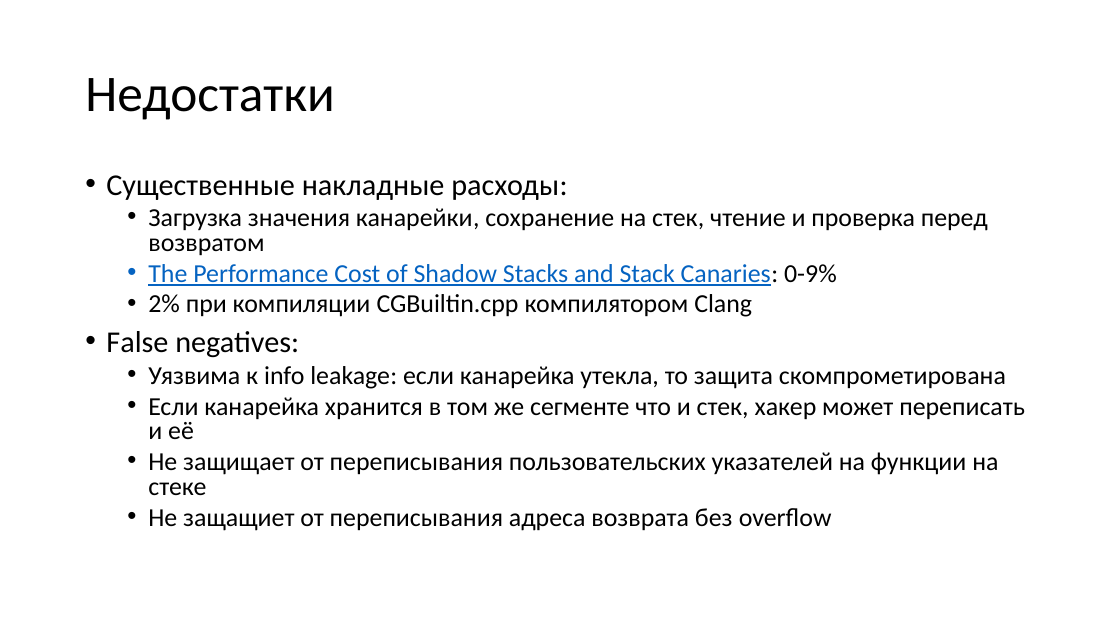
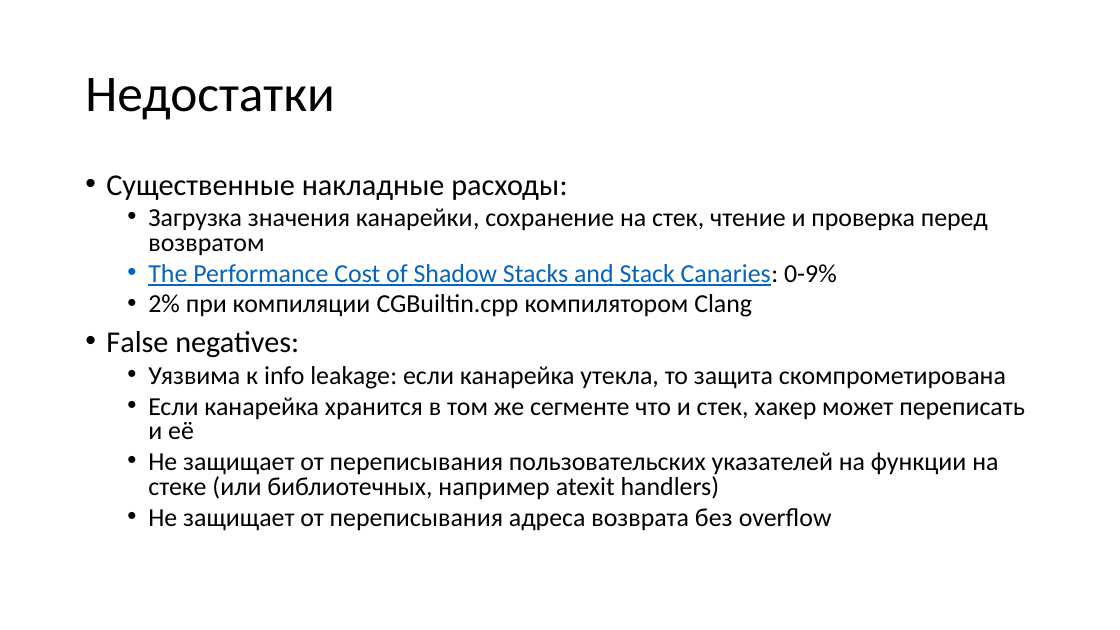
Before and after one commit to yugr/slides, a slide deck: slide 19 of CppZeroCost/2025/RU.pptx (slide 18 before the commit). Drawn at 1120x630 pixels with LibreOffice and Linux fonts; fonts in the diff are those of the drawing. Boxes give left, top, right and bottom in pixels: in the first picture for what was removed or moved away, otherwise in the second. Text is boxed around its words. In the diff, an @@ line names an element or a change of style, - is before the commit and + after.

```diff
--- a/CppZeroCost/2025/RU.pptx
+++ b/CppZeroCost/2025/RU.pptx
@@ text at (148,452,998,531): text changed @@
-  • Не защищает от переписывания пользовательских указателей на функции на стеке
-  • Не защащиет от переписывания адреса возврата без overflow
+  • Не защищает от переписывания пользовательских указателей на функции на стеке (или библиотечных, например atexit handlers)
+  • Не защищает от переписывания адреса возврата без overflow
```
Also in this commit, not shown: 3 other slides changed, 1 slide added, 2 other files.
